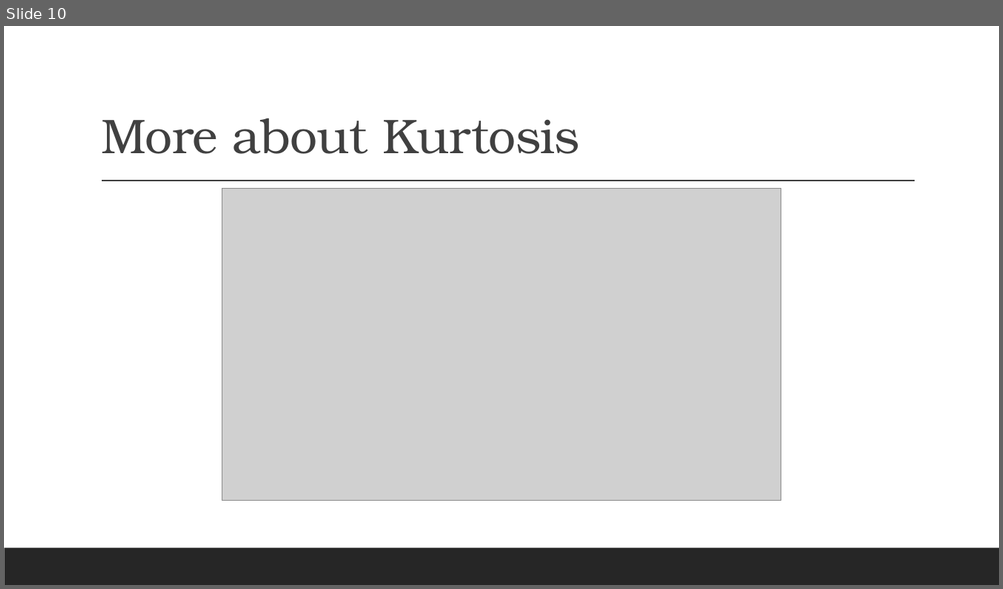
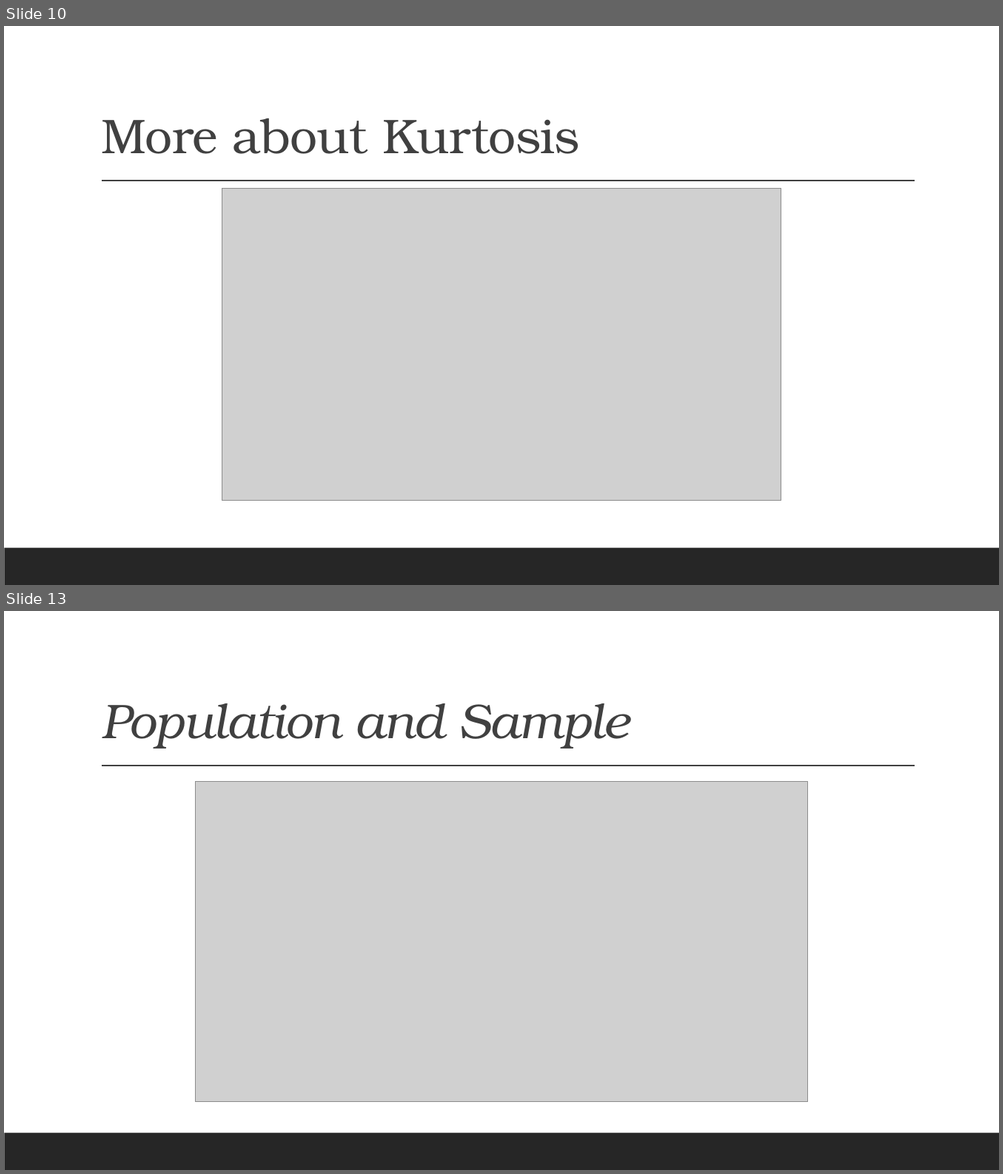
Before and after one commit to sanjeev-kallepalli/training, a slide deck: statistics/Statistics.pptx. Shown one above the other, each under a label of ours: slide 10 before the commit, slides 10 and 13 after it; the slides between them are not shown. The pictures are 1003x589 and 1003x1174 pixels, drawn with LibreOffice and Linux fonts; fonts in the diff are those of the drawing; grey boxes stand for pictures. Boxes give left, top, right and bottom in pixels: in the first picture for what was removed or moved away, otherwise in the second. Text is boxed around its words. In the diff, an @@ line names an element or a change of style, - is before the commit and + after.

```diff
--- a/statistics/Statistics.pptx
+++ b/statistics/Statistics.pptx
@@ slide 13 added at [4,611,999,1170], background #FFFFFF; not listed: 2 template elements that a slide beside it also shows @@
@@ title added at [101,703,629,749], 47 pt, text #404040, italic @@
+Population and Sample
@@ picture added at [195,782,808,1102] @@
```
Also in this commit, not shown: 6 other slides added, 2 other files.
